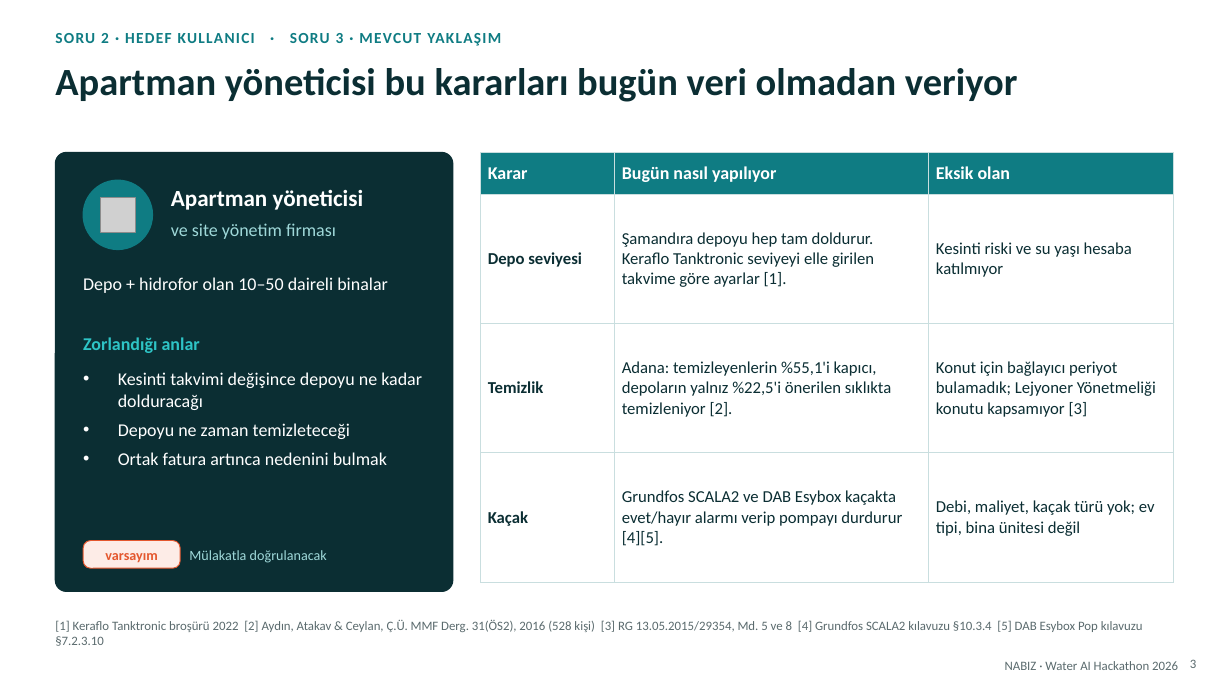
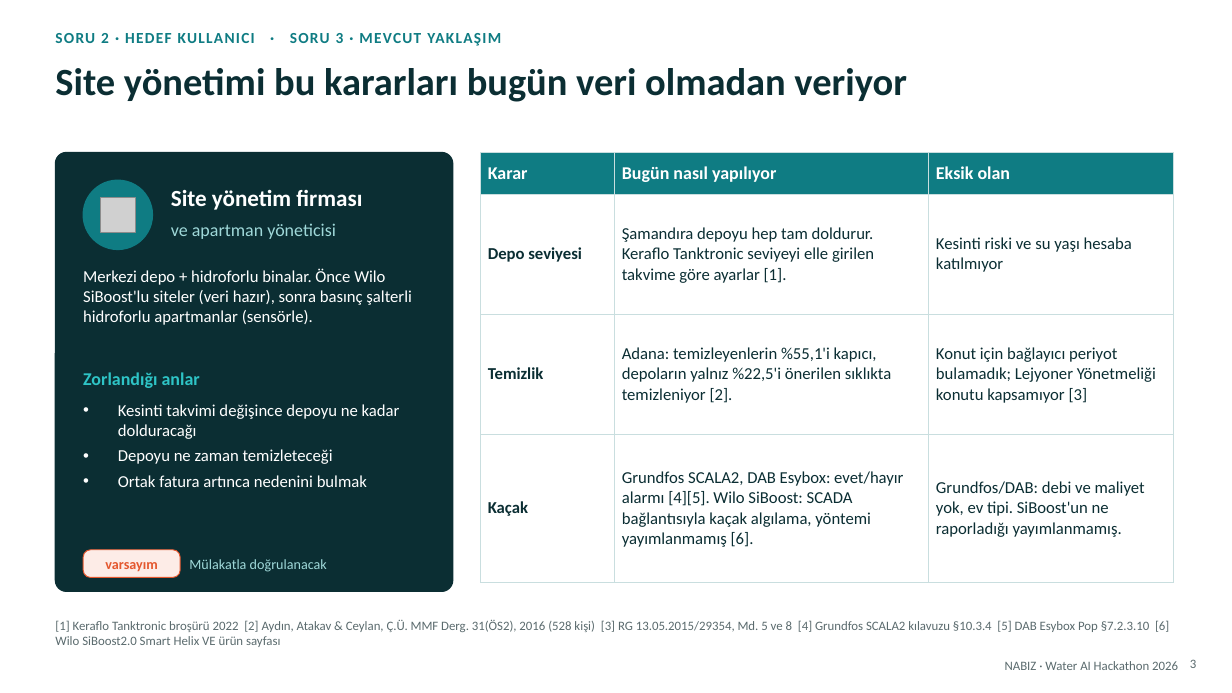
Before and after one commit to ugurfurkanyesil-rgb/wilo-hackathon, a slide deck: slide 3 of teslim/NABIZ_Proje_Fikri.pptx. Drawn at 1232x693 pixels with LibreOffice and Linux fonts; fonts in the diff are those of the drawing; grey boxes stand for pictures. Boxes give left, top, right and bottom in pixels: in the first picture for what was removed or moved away, otherwise in the second. Text is boxed around its words. In the diff, an @@ line names an element or a change of style, - is before the commit and + after.

```diff
--- a/teslim/NABIZ_Proje_Fikri.pptx
+++ b/teslim/NABIZ_Proje_Fikri.pptx
@@ title at (55,68,906,102): text changed @@
-Apartman yöneticisi bu kararları bugün veri olmadan veriyor
+Site yönetimi bu kararları bugün veri olmadan veriyor
@@ table at (481,152,1174,551) @@
-row 4, column 2: Grundfos SCALA2 ve DAB Esybox kaçakta evet/hayır alarmı verip pompayı durdurur [4][5].
+row 4, column 2: Grundfos SCALA2, DAB Esybox: evet/hayır alarmı [4][5]. Wilo SiBoost: SCADA bağlantısıyla kaçak algılama, yöntemi yayımlanmamış [6].
-row 4, column 3: Debi, maliyet, kaçak türü yok; ev tipi, bina ünitesi değil
+row 4, column 3: Grundfos/DAB: debi ve maliyet yok, ev tipi. SiBoost'un ne raporladığı yayımlanmamış.
@@ text at (171,189,362,210): text changed @@
-Apartman yöneticisi
+Site yönetim firması
@@ text at (171,223,336,239): text changed @@
-ve site yönetim firması
+ve apartman yöneticisi
@@ text at (83,269,411,325): text changed; size 14 to 13 pt @@
-Depo + hidrofor olan 10–50 daireli binalar
+Merkezi depo + hidroforlu binalar. Önce Wilo SiBoost'lu siteler (veri hazır), sonra basınç şalterli hidroforlu apartmanlar (sensörle).
@@ text "Zorlandığı anlar": place and size @@
-text "Zorlandığı anlar" at (83,337,200,353)
+text "Zorlandığı anlar" at (83,372,200,388)
@@ text "Kesinti takvimi değişince depoyu ne ...": place and size @@
-text "Kesinti takvimi değişince depoyu ne ..." at (118,372,422,465)
+text "Kesinti takvimi değişince depoyu ne ..." at (118,404,400,487)
@@ text "Kesinti takvimi değişince depoyu ne ..." at (118,404,400,487): size 14 to 13 pt; less space between paragraphs @@
@@ 2 texts, 1 rounded rectangle: place and size @@
-2 texts, 1 rounded rectangle at (83,541,327,568)
+2 texts, 1 rounded rectangle at (83,550,327,578)
@@ text at (55,620,1169,647): text changed @@
-[1] Keraflo Tanktronic broşürü 2022 [2] Aydın, Atakav & Ceylan, Ç.Ü. MMF Derg. 31(ÖS2), 2016 (528 kişi) [3] RG 13.05.2015/29354, Md. 5 ve 8 [4] Grundfos SCALA2 kılavuzu §10.3.4 [5] DAB Esybox Pop kılavuzu §7.2.3.10
+[1] Keraflo Tanktronic broşürü 2022 [2] Aydın, Atakav & Ceylan, Ç.Ü. MMF Derg. 31(ÖS2), 2016 (528 kişi) [3] RG 13.05.2015/29354, Md. 5 ve 8 [4] Grundfos SCALA2 kılavuzu §10.3.4 [5] DAB Esybox Pop §7.2.3.10 [6] Wilo SiBoost2.0 Smart Helix VE ürün sayfası
```
Also in this commit, not shown: 7 other slides changed, 11 other files.
